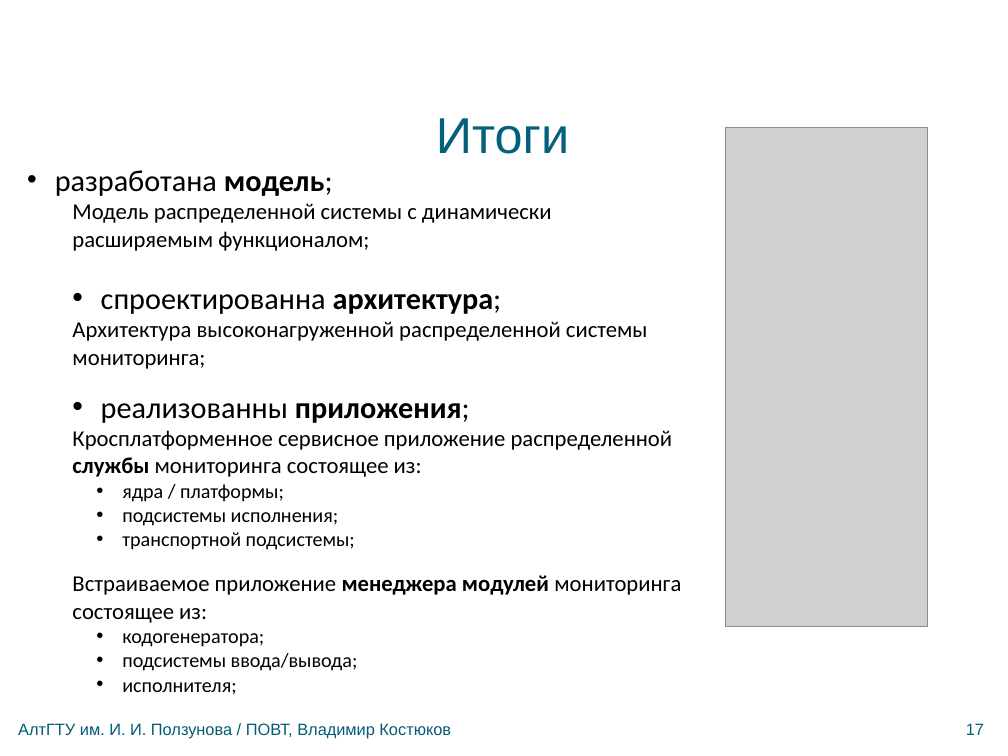
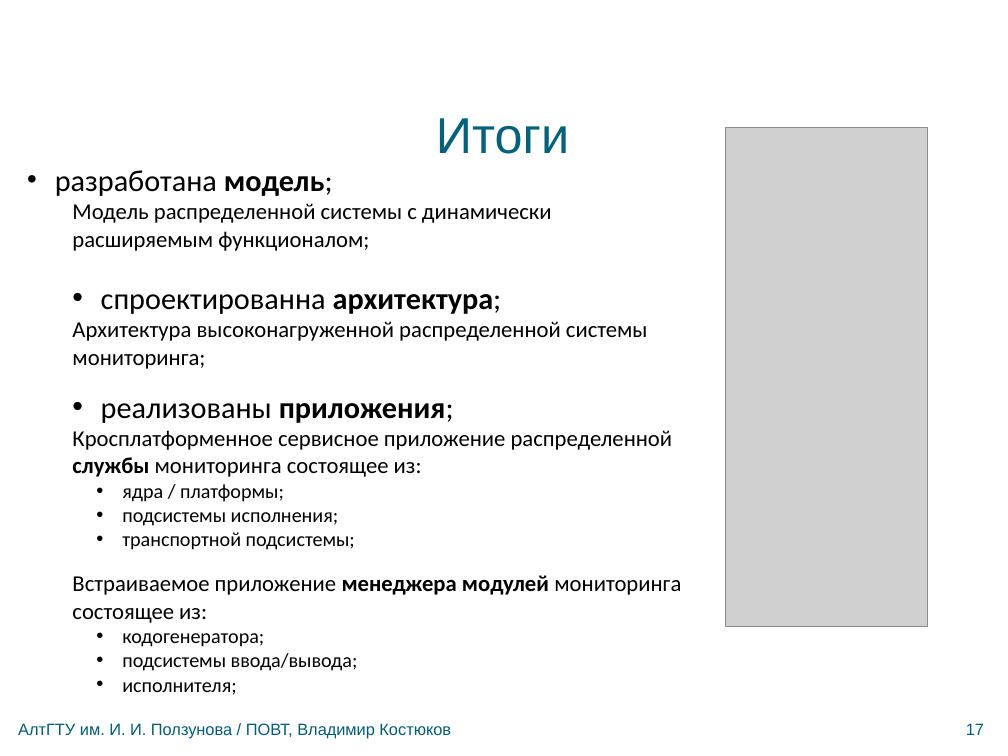
Before and after one commit to bluerain/snoopy, a slide deck: slide 17 of diploma/trunk/ppt/kostyukov.pptx. Drawn at 1008x756 pixels with LibreOffice and Linux fonts; fonts in the diff are those of the drawing; grey boxes stand for pictures; background and template pictures are left out. Boxes give left, top, right and bottom in pixels: in the first picture for what was removed or moved away, otherwise in the second. Text is boxed around its words. In the diff, an @@ line names an element or a change of style, - is before the commit and + after.

```diff
--- a/diploma/trunk/ppt/kostyukov.pptx
+++ b/diploma/trunk/ppt/kostyukov.pptx
@@ text at box(101, 403, 454, 423): text changed @@
-• реализованны приложения;
+• реализованы приложения;
```
Also in this commit, not shown: 4 other slides changed.
